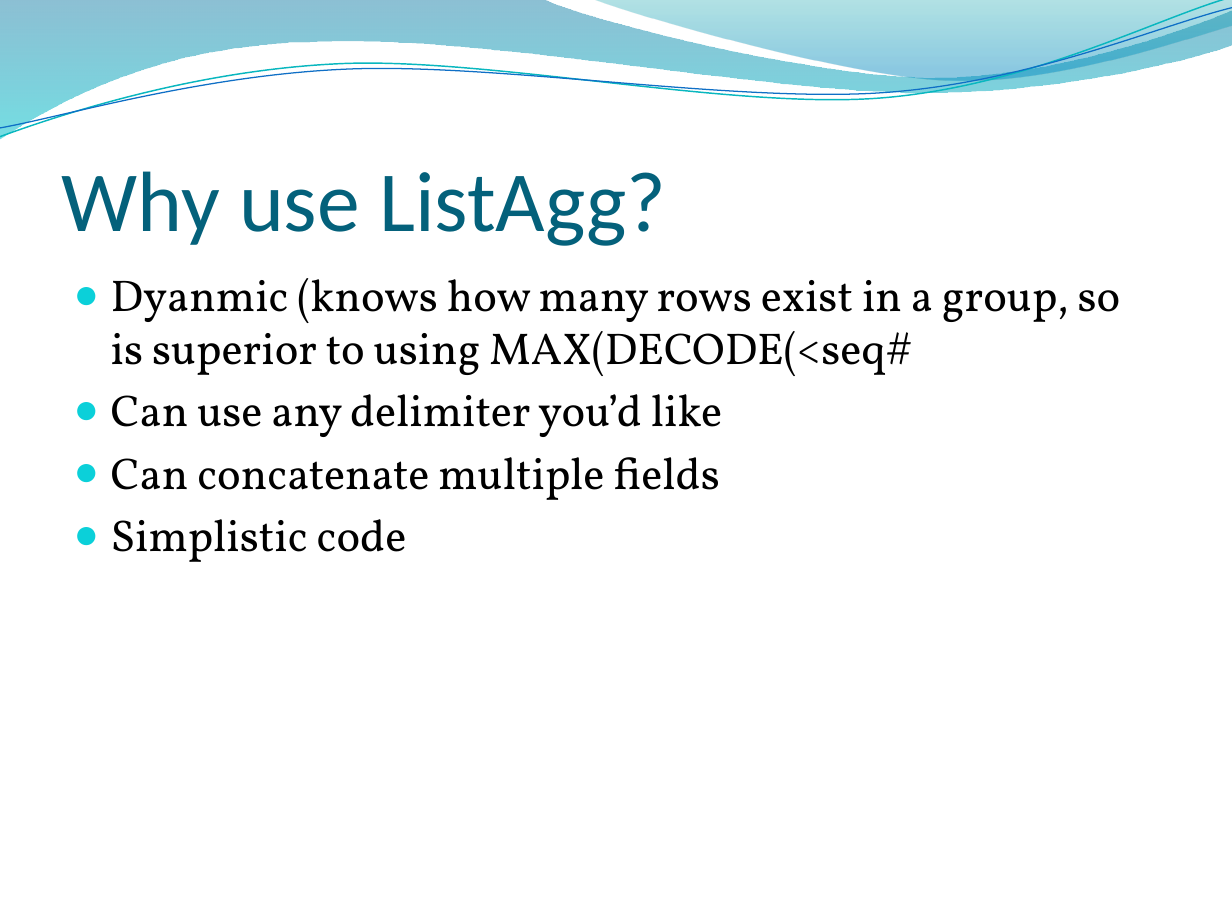
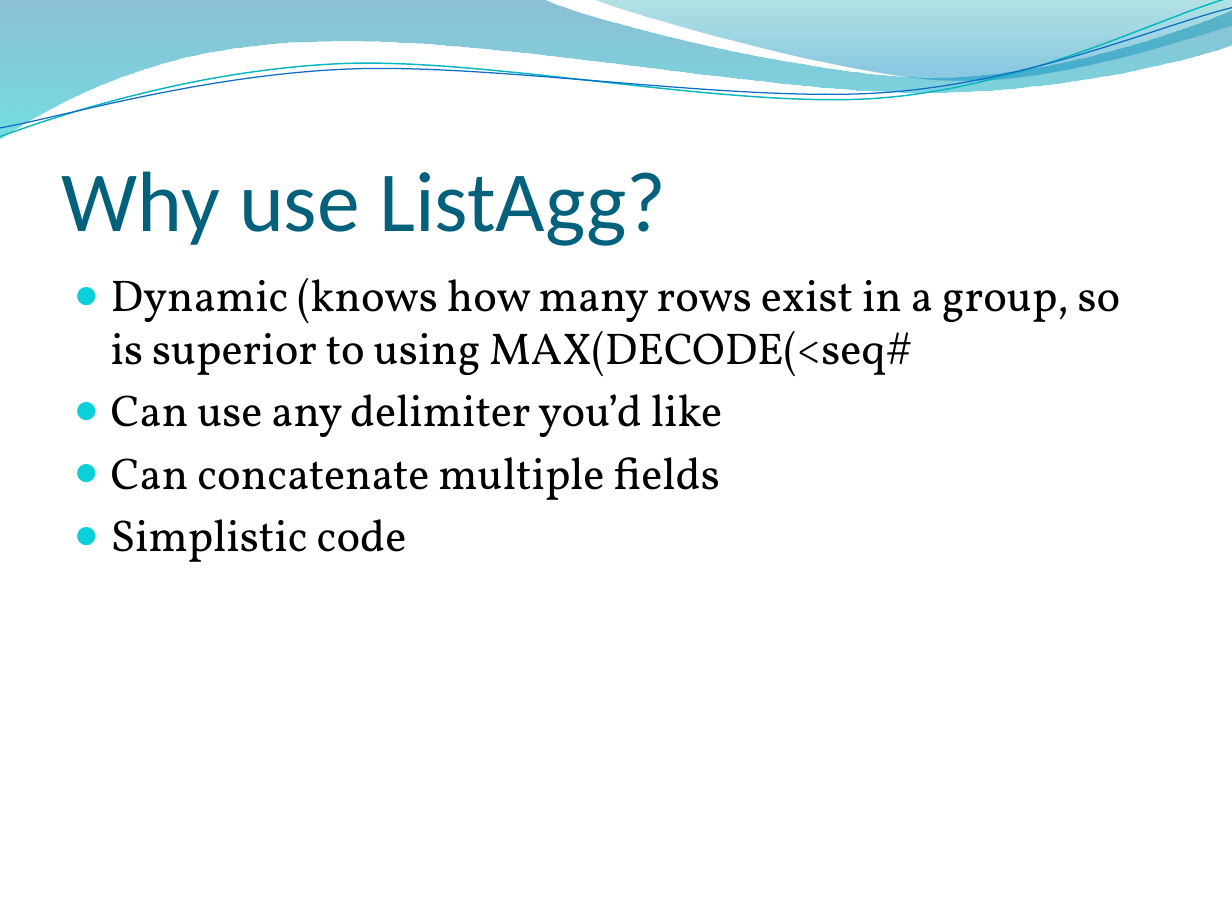
Before and after one commit to fleetmack/cccs, a slide deck: slide 6 of Presentations/ELive_2016/listagg_v2.pptx. Drawn at 1232x924 pixels with LibreOffice and Linux fonts; fonts in the diff are those of the drawing; background and template pictures are left out. Boxes give left, top, right and bottom in pixels: in the first picture for what was removed or moved away, otherwise in the second. Text is boxed around its words. In the diff, an @@ line names an element or a change of style, - is before the commit and + after.

```diff
--- a/Presentations/ELive_2016/listagg_v2.pptx
+++ b/Presentations/ELive_2016/listagg_v2.pptx
@@ text at (x1=111, y1=278, x2=1121, y2=376): text changed @@
-● Dyanmic (knows how many rows exist in a group, so is superior to using MAX(DECODE(<seq#
+● Dynamic (knows how many rows exist in a group, so is superior to using MAX(DECODE(<seq#
```
Also in this commit, not shown: 1 other slide changed.
